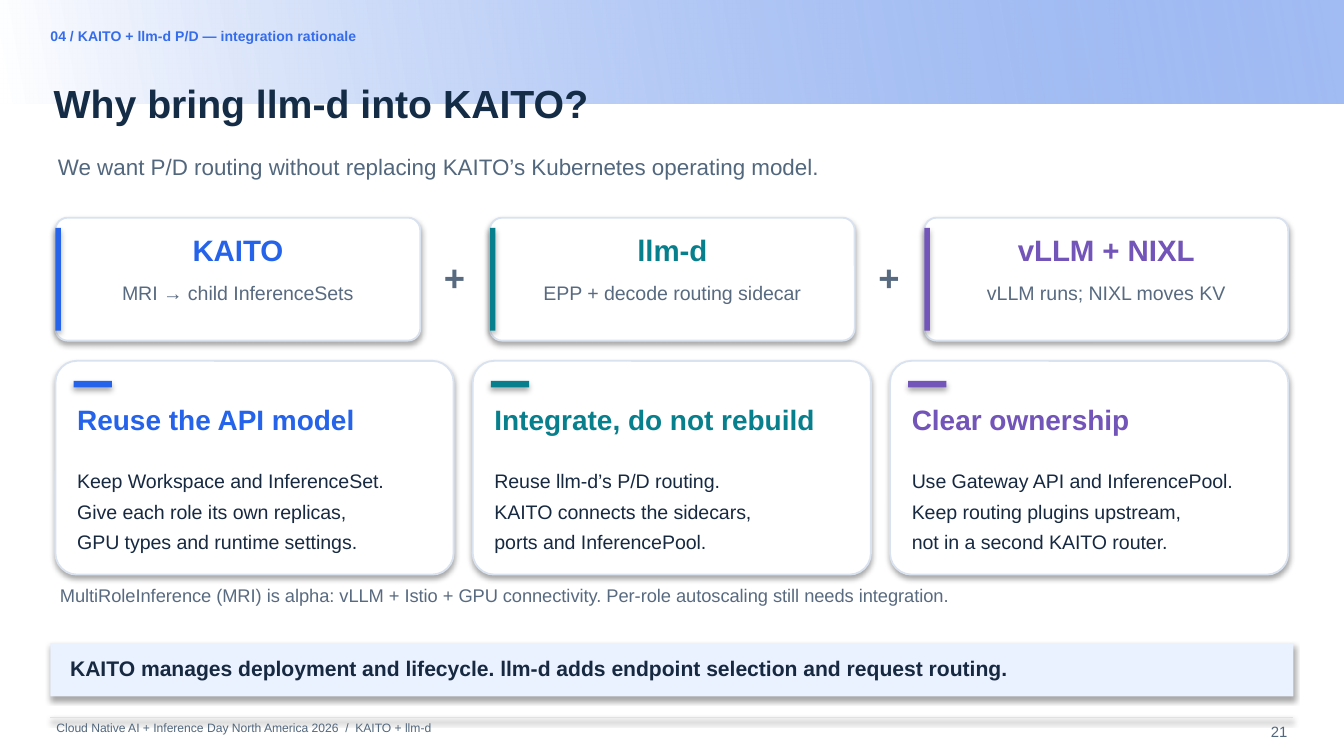
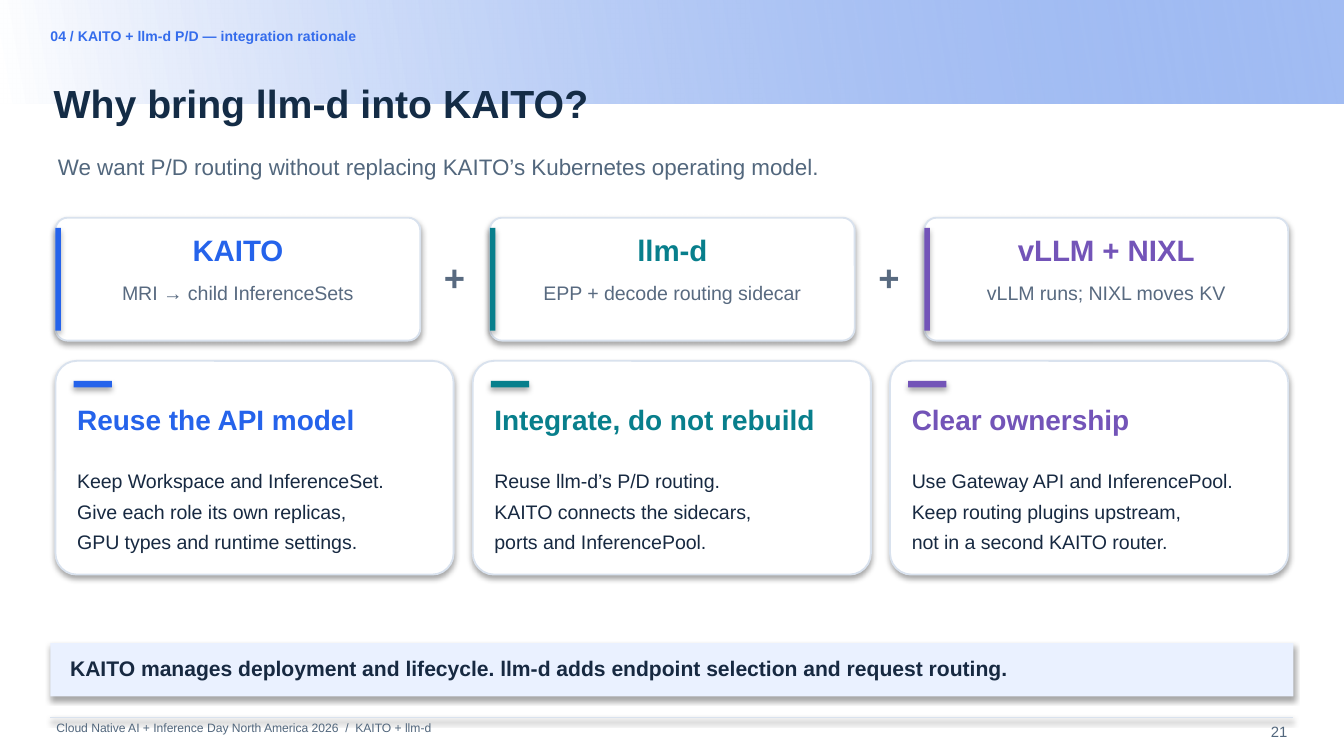
Before and after one commit to andyzhangx/demo, a slide deck: slide 21 of llm/pd-disaggregation/kubecon-na-2026-pd-disaggregation-kaito-llmd.pptx. Drawn at 1344x756 pixels with LibreOffice and Linux fonts; fonts in the diff are those of the drawing; background and template pictures are left out. Boxes give left, top, right and bottom in pixels: in the first picture for what was removed or moved away, otherwise in the second. Text is boxed around its words. In the diff, an @@ line names an element or a change of style, - is before the commit and + after.

```diff
--- a/llm/pd-disaggregation/kubecon-na-2026-pd-disaggregation-kaito-llmd.pptx
+++ b/llm/pd-disaggregation/kubecon-na-2026-pd-disaggregation-kaito-llmd.pptx
@@ text removed at bbox=[60, 588, 949, 606] @@
-MultiRoleInference (MRI) is alpha: vLLM + Istio + GPU connectivity. Per-role autoscaling still needs integration.
```
Also in this commit, not shown: 6 other slides changed.
